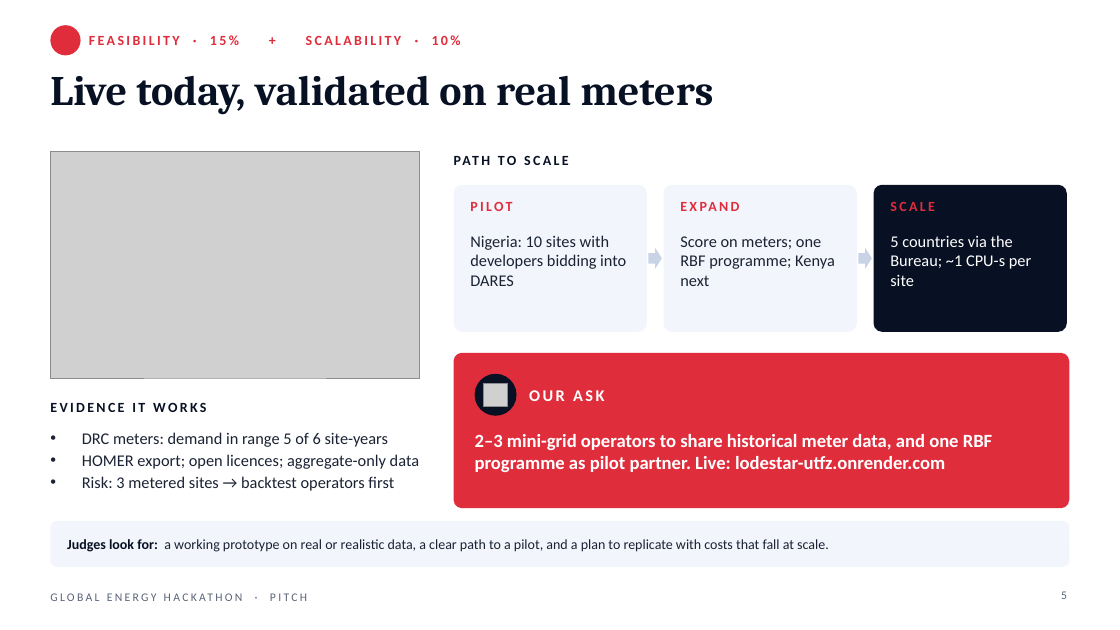
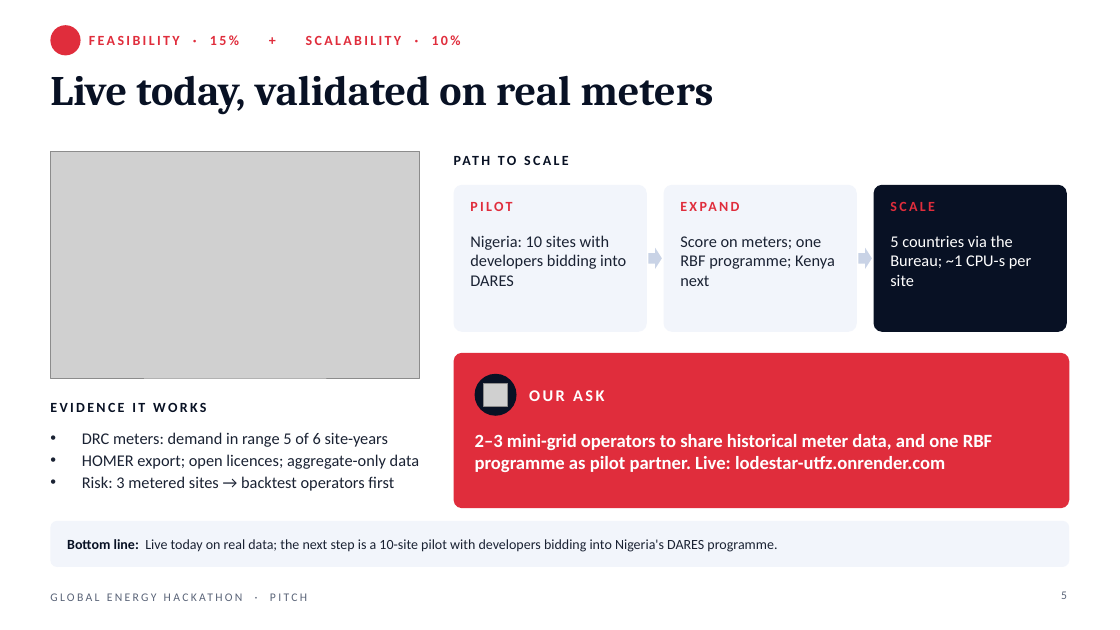
Before and after one commit to TusharTechs/lodestar, a slide deck: slide 5 of docs/Lodestar_Brief03_Pitch.pptx. Drawn at 1120x630 pixels with LibreOffice and Linux fonts; fonts in the diff are those of the drawing; grey boxes stand for pictures; background and template pictures are left out. Boxes give left, top, right and bottom in pixels: in the first picture for what was removed or moved away, otherwise in the second. Text is boxed around its words. In the diff, an @@ line names an element or a change of style, - is before the commit and + after.

Commit message:
Pitch deck: replace template's 'Judges look for' guidance bar with our own bottom-line takeaway per slide

```diff
--- a/docs/Lodestar_Brief03_Pitch.pptx
+++ b/docs/Lodestar_Brief03_Pitch.pptx
@@ text at bbox=[67, 539, 777, 552]: text changed @@
-Judges look for: a working prototype on real or realistic data, a clear path to a pilot, and a plan to replicate with costs that fall at scale.
+Bottom line: Live today on real data; the next step is a 10-site pilot with developers bidding into Nigeria's DARES programme.
```
Also in this commit, not shown: 3 other slides changed, 2 other files.
